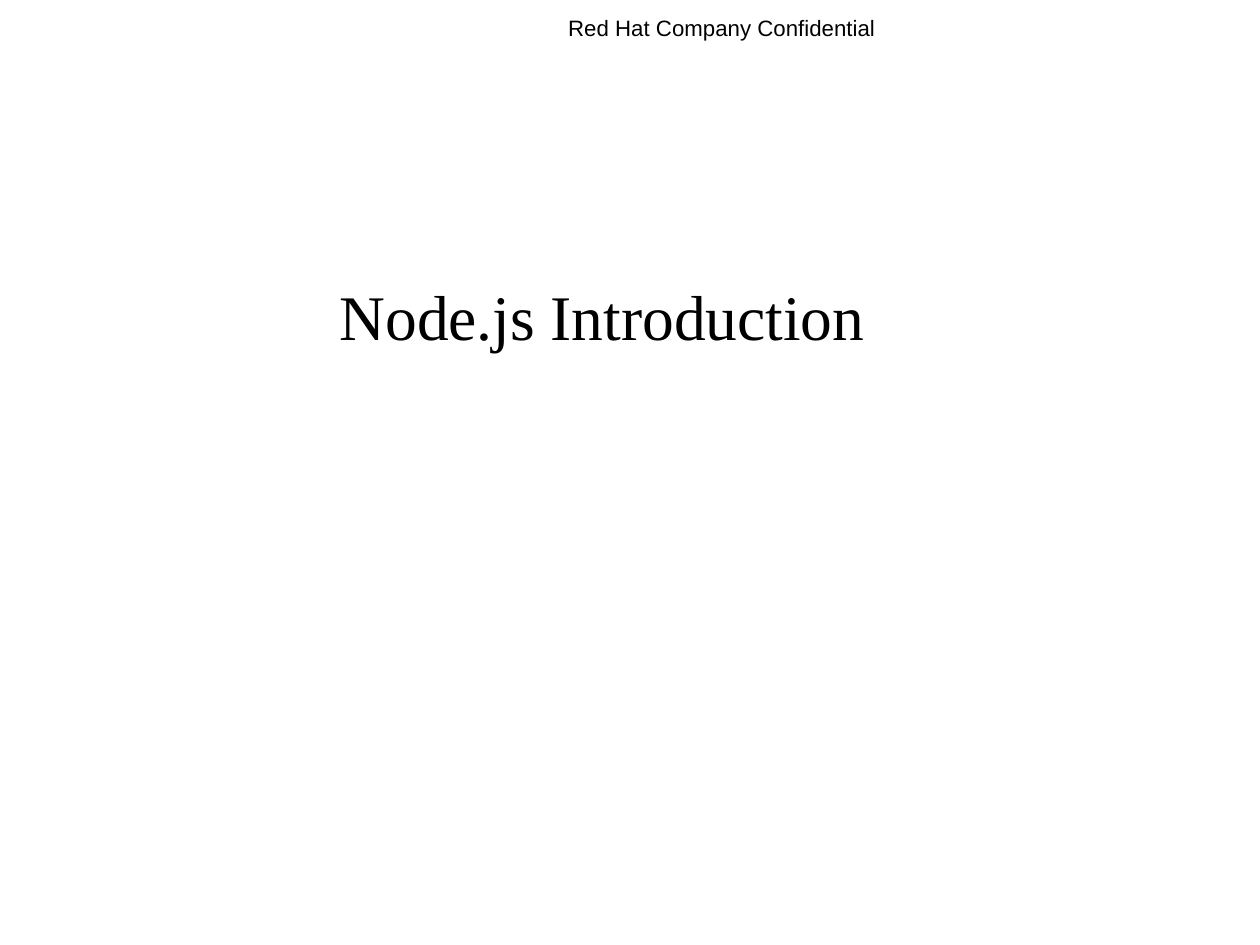
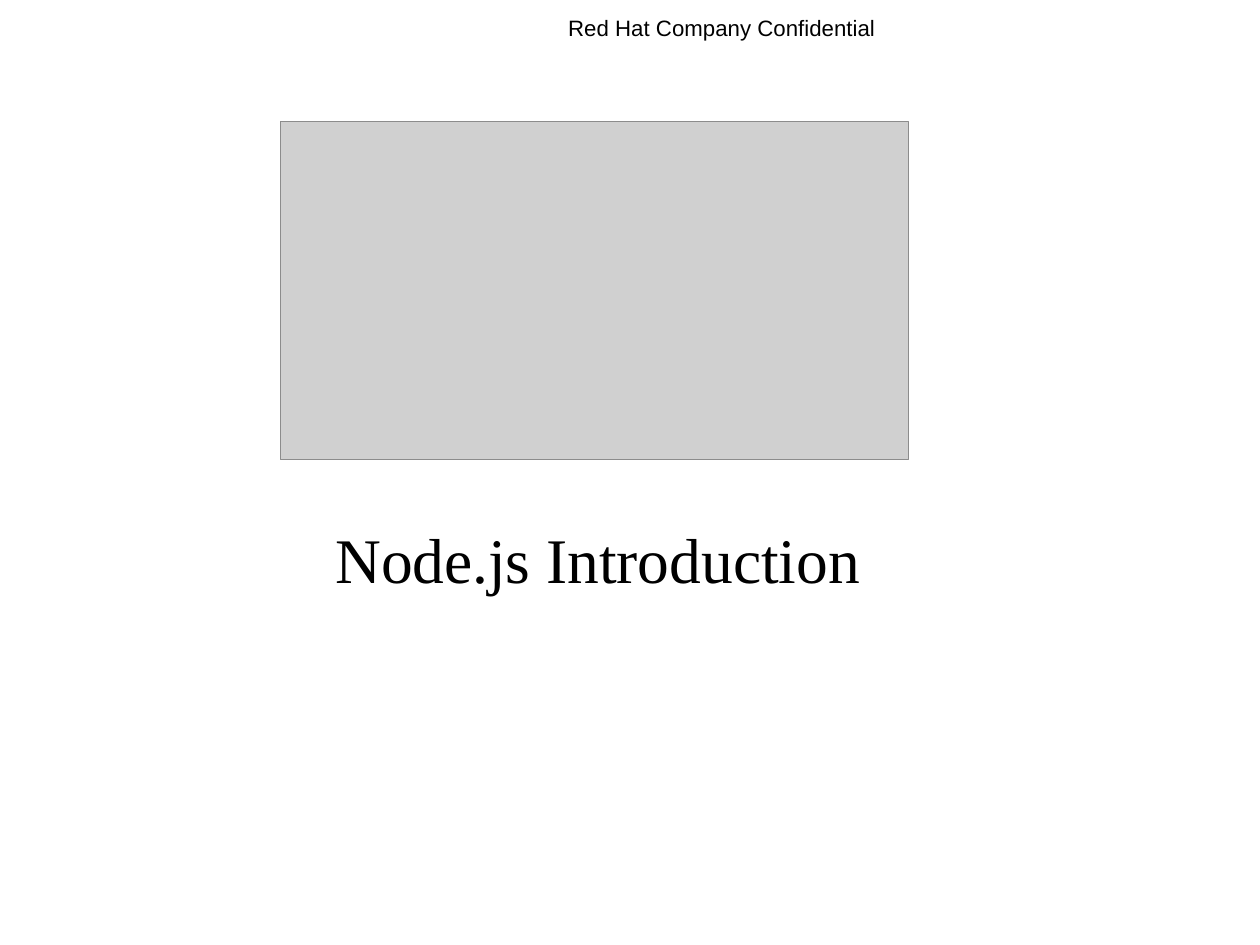
Before and after one commit to rhyw/node-trial, a slide deck: slide 1 of node-introduction.odp. Drawn at 1260x945 pixels with LibreOffice and Linux fonts; fonts in the diff are those of the drawing; grey boxes stand for pictures; background and template pictures are left out. Boxes give left, top, right and bottom in pixels: in the first picture for what was removed or moved away, otherwise in the second. Text is boxed around its words. In the diff, an @@ line names an element or a change of style, - is before the commit and + after.

```diff
--- a/node-introduction.odp
+++ b/node-introduction.odp
@@ subtitle "Node.js Introduction": place and size @@
-subtitle "Node.js Introduction" at (340,296,865,352)
+subtitle "Node.js Introduction" at (335,539,861,595)
@@ picture added at (280,122,908,460) @@
```
Also in this commit, not shown: 7 other slides changed, 3 slides added, 4 slides removed.
